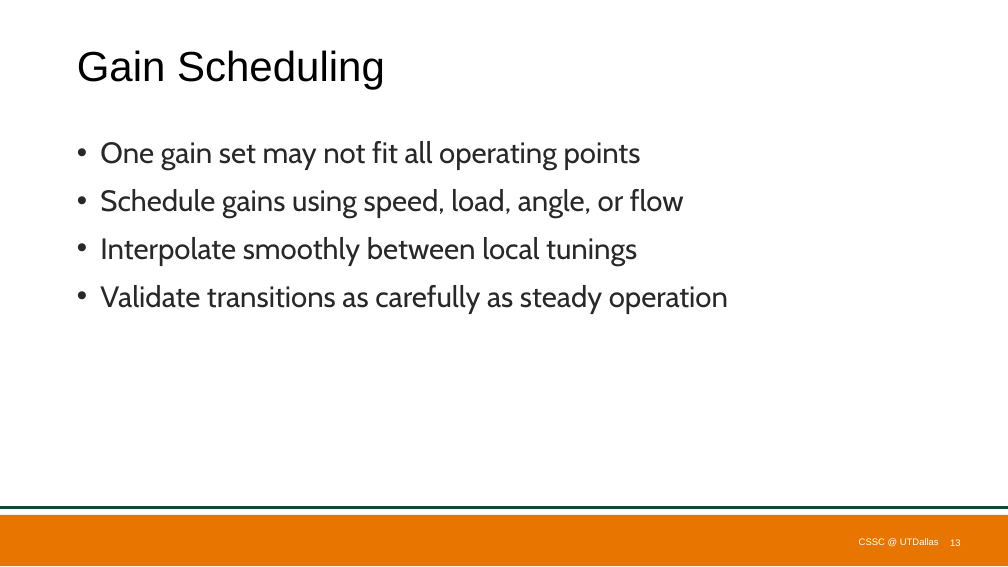
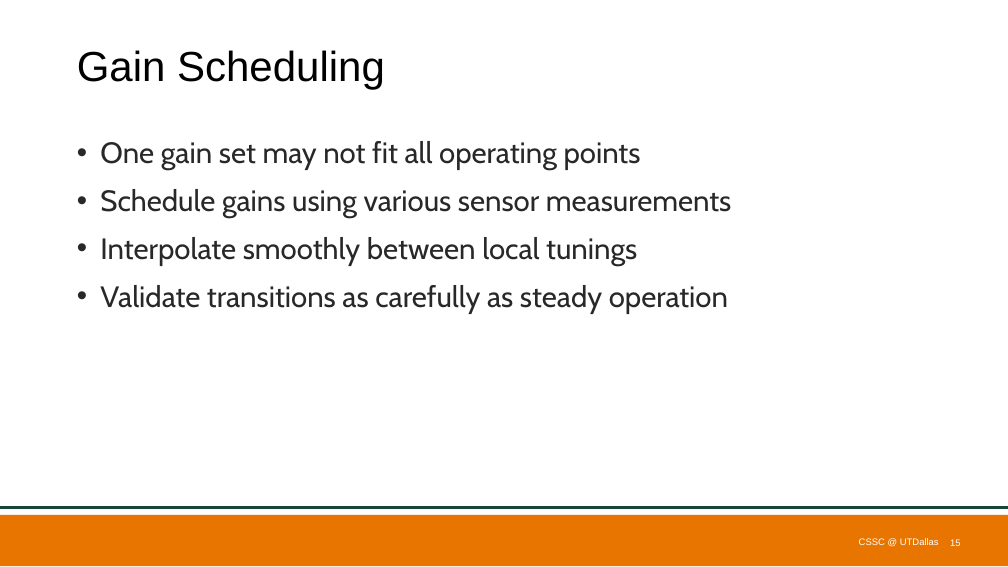
Before and after one commit to m-usama-z/cssc-pid-workshop, a slide deck: slide 15 of PID_Workshop_V1.pptx (slide 13 before the commit). Drawn at 1008x567 pixels with LibreOffice and Linux fonts; fonts in the diff are those of the drawing; background and template pictures are left out. Boxes give left, top, right and bottom in pixels: in the first picture for what was removed or moved away, otherwise in the second. Text is boxed around its words. In the diff, an @@ line names an element or a change of style, - is before the commit and + after.

```diff
--- a/PID_Workshop_V1.pptx
+++ b/PID_Workshop_V1.pptx
@@ text at bbox=[100, 189, 732, 218]: text changed @@
-• Schedule gains using speed, load, angle, or flow
+• Schedule gains using various sensor measurements
@@ page number at bbox=[950, 539, 961, 546]: text changed @@
-13
+15
```
Also in this commit, not shown: 7 other slides changed, 4 slides added, 2 other files.
